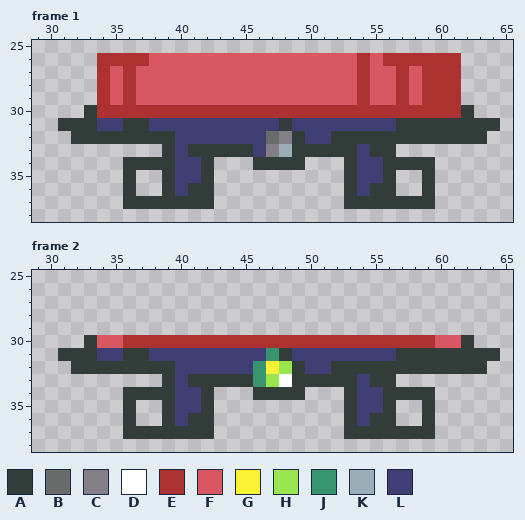
Pixel-art file, stored at ase_files/button.aseprite. The picture above was drawn from the file before the commit.
96x64 pixels, 2 frames. Shown: frame 1: x 29..65, y 25..38; frame 2: x 29..65, y 25..38.
Palette (. is transparent): A #323c39  B #696a6a  C #847e87  D #ffffff  E #ac3232  F #d95763  G #fbf236  H #99e550  J #37946e  K #9badb7  L #3f3f74
Once edited:
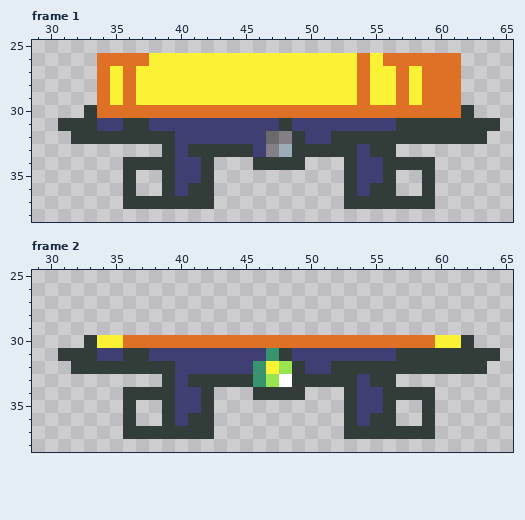
Edits made:
Colour E changes from #ac3232 to #df7126.
Frame 1:
Colour F gives way to colour G in row 26 at x 38 to 53 and 55; in rows 27 to 29 at x 35, 37 to 53, 55 to 56 and 58.
Frame 2:
Colour F gives way to colour G in row 30 at x 34 to 35 and 60 to 61.
Where, in picture pixels (left, top, right, bottom), the same in both pictures:
changed: (97, 53, 461, 118)
changed: (97, 335, 461, 348)
